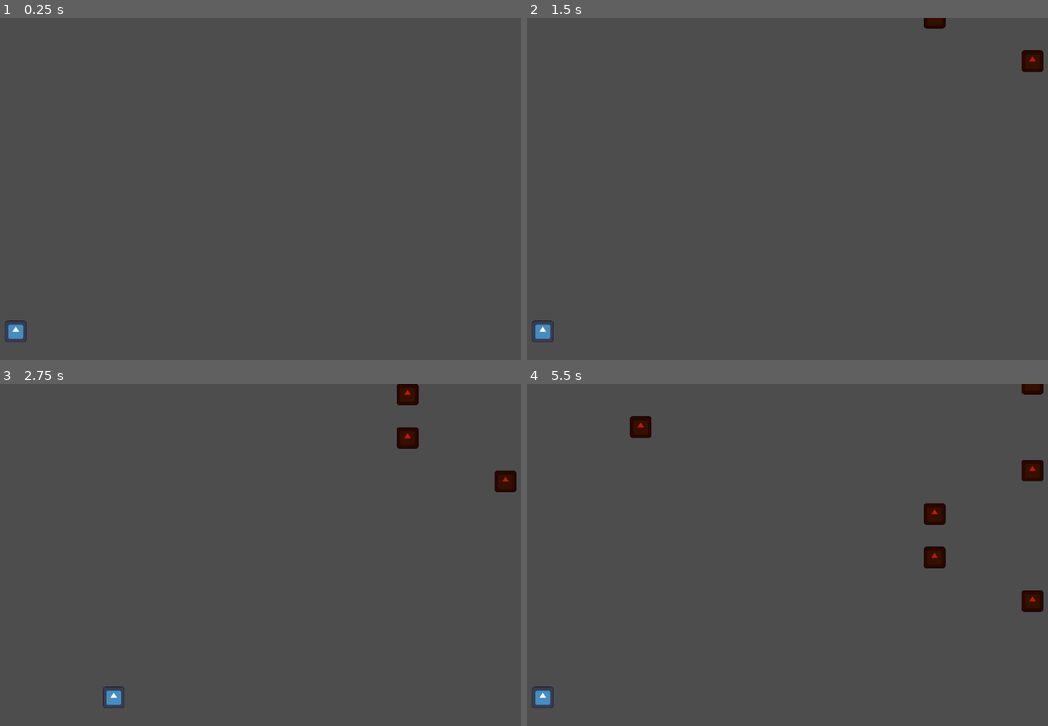
Above: before the commit, frames 1-4 (two rows, left to right).
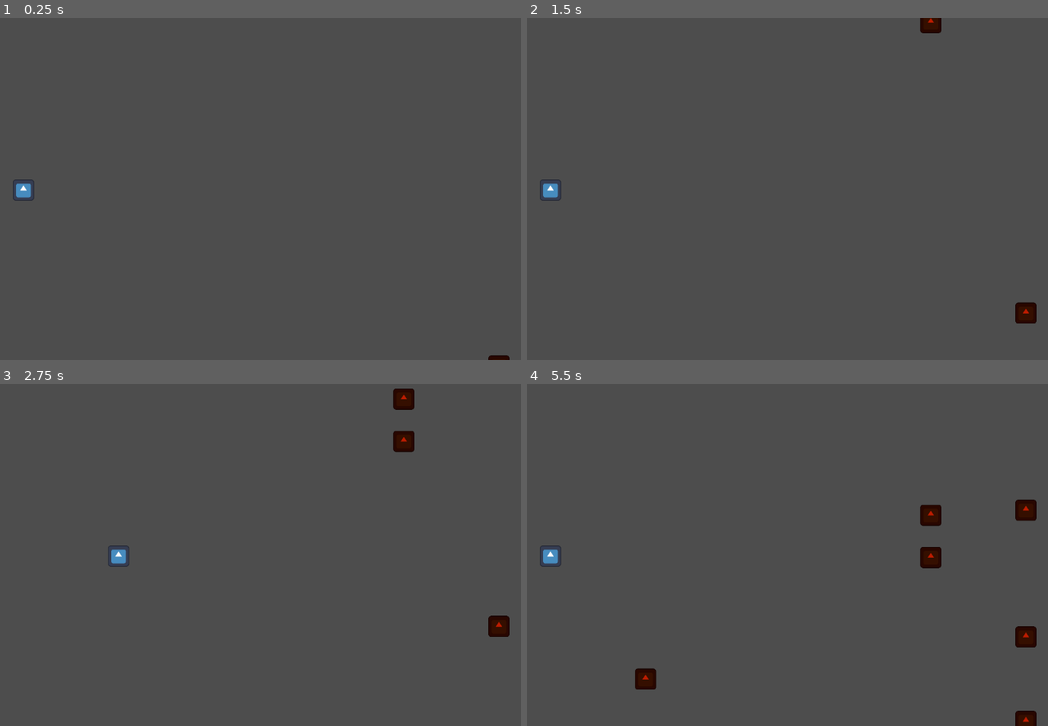
Above: after the commit, the same moments.

Repository: AuroraFreire/horizons-europa
Game: Godot game, scene res://world.tscn
The game is run twice, just before and just after one commit, with the same random seed, the same clock (stepped at 60 frames per second) and the same inputs. The engine's default icon, where the game draws it, is replaced by a stand-in: a white triangle on a blue panel in a dark square.
Inputs:
- Up to frame 1 (0.25 s): no input
- Up to frame 2 (1.5 s): hold D (right) 0.53-1.28 s; hold A (left) from 1.28 s (still down)
- Up to frame 3 (2.75 s): release A (left) at 2.03 s; hold D (right) from 2.03 s (still down)
- Up to frame 4 (5.5 s): release D (right) at 3.53 s; hold A (left) from 3.53 s (still down)

The runs differ from the first frame. In frame 1, 0.4% of the frame differs, in the area x 1-98%, y 47-100%; in frame 2, 1.0%; in frame 3, 1.3%; in frame 4, 2.5%, in the area x 1-100%, y 0-100%.

Commit message:
make every other lane of enemies move in opposite direction

Diff:
--- a/enemy.gd
+++ b/enemy.gd
@@ -1,12 +1,11 @@
 extends Node2D
 
 @export var enemy_speed = 40.0
+var lane_index = 0
 
-# Called when the node enters the scene tree for the first time.
 func _ready() -> void:
-	pass # Replace with function body.
+	pass
 
-
-# Called every frame. 'delta' is the elapsed time since the previous frame.
 func _process(delta: float) -> void:
-	position.y += delta * enemy_speed
+	var mod = 1 if lane_index % 2 == 0 else -1
+	position.y += delta * enemy_speed * mod
--- a/enemy.tscn
+++ b/enemy.tscn
@@ -9,6 +9,7 @@
 script = ExtResource("1_4gyqm")
 
 [node name="Area2D" type="Area2D" parent="." unique_id=97134243]
+collision_layer = 2
 
 [node name="CollisionShape2D" type="CollisionShape2D" parent="Area2D" unique_id=53878411]
 shape = SubResource("RectangleShape2D_4gyqm")
--- a/enemy_spawner.gd
+++ b/enemy_spawner.gd
@@ -9,5 +9,9 @@
 	if spawn_timer <= 0.0:
 		spawn_timer = 1.0
 		var node = enemy.instantiate()
-		node.position.x = player.position_offset.x + randi_range(0,player.lanes_amount)*player.lanes_distance
+		var lane_index = randi_range(0,player.lanes_amount)
+		node.lane_index = lane_index
+		node.position.x = player.position_offset.x + lane_index*player.lanes_distance
 		add_child(node)
+		if lane_index % 2 == 1:
+			node.global_position.y = -node.global_position.y
--- a/player.gd
+++ b/player.gd
@@ -12,11 +12,12 @@
 func _process(delta: float) -> void:
 	if Input.is_action_just_pressed("right"):
 		lane_index += 1
-		if lane_index >= lanes_amount:
-			lane_index = 0
 	if Input.is_action_just_pressed("left"):
 		lane_index -= 1
-		if lane_index < 0:
-			lane_index=lanes_amount-1
+	lane_index = clamp(lane_index,0,lanes_amount-1)
 
 	position.x = lane_index*lanes_distance+position_offset.x
+
+
+func _on_area_2d_area_entered(area: Area2D) -> void:
+	print("die")
--- a/player.tscn
+++ b/player.tscn
@@ -1,12 +1,15 @@
 [gd_scene format=3 uid="uid://cbfxu4pgr1ea6"]
 
 [ext_resource type="Texture2D" uid="uid://c58efh4nx8nbe" path="res://icon.svg" id="1_4flbx"]
+[ext_resource type="Script" uid="uid://bv5emjq27d5py" path="res://player.gd" id="1_onrkg"]
 
 [sub_resource type="RectangleShape2D" id="RectangleShape2D_sh265"]
 
 [node name="Player" type="Node2D" unique_id=457258285]
+script = ExtResource("1_onrkg")
 
 [node name="Area2D" type="Area2D" parent="." unique_id=2114841761]
+collision_mask = 2
 
 [node name="CollisionShape2D" type="CollisionShape2D" parent="Area2D" unique_id=127586868]
 shape = SubResource("RectangleShape2D_sh265")
@@ -14,3 +17,5 @@
 [node name="Icon" type="Sprite2D" parent="." unique_id=521992649]
 scale = Vector2(0.155, 0.155)
 texture = ExtResource("1_4flbx")
+
+[connection signal="area_entered" from="Area2D" to="." method="_on_area_2d_area_entered"]
--- a/world.tscn
+++ b/world.tscn
@@ -1,17 +1,15 @@
 [gd_scene format=3 uid="uid://3ngls3x8lx7b"]
 
 [ext_resource type="PackedScene" uid="uid://cbfxu4pgr1ea6" path="res://player.tscn" id="1_f3sb7"]
-[ext_resource type="Script" uid="uid://bv5emjq27d5py" path="res://player.gd" id="2_fj7yv"]
 [ext_resource type="Script" uid="uid://bnq80bt5ckng5" path="res://enemy_spawner.gd" id="3_tlwt5"]
 
 [node name="Node2D" type="Node2D" unique_id=906349818]
 
 [node name="Player" parent="." unique_id=479148630 instance=ExtResource("1_f3sb7")]
-position = Vector2(-242, 131)
-script = ExtResource("2_fj7yv")
+position = Vector2(-242, 1)
 
 [node name="Camera2D" type="Camera2D" parent="." unique_id=754316296]
-zoom = Vector2(2.06, 2.06)
+zoom = Vector2(2, 2)
 
 [node name="EnemySpawner" type="Node2D" parent="." unique_id=1894969004]
 position = Vector2(0, -177)
